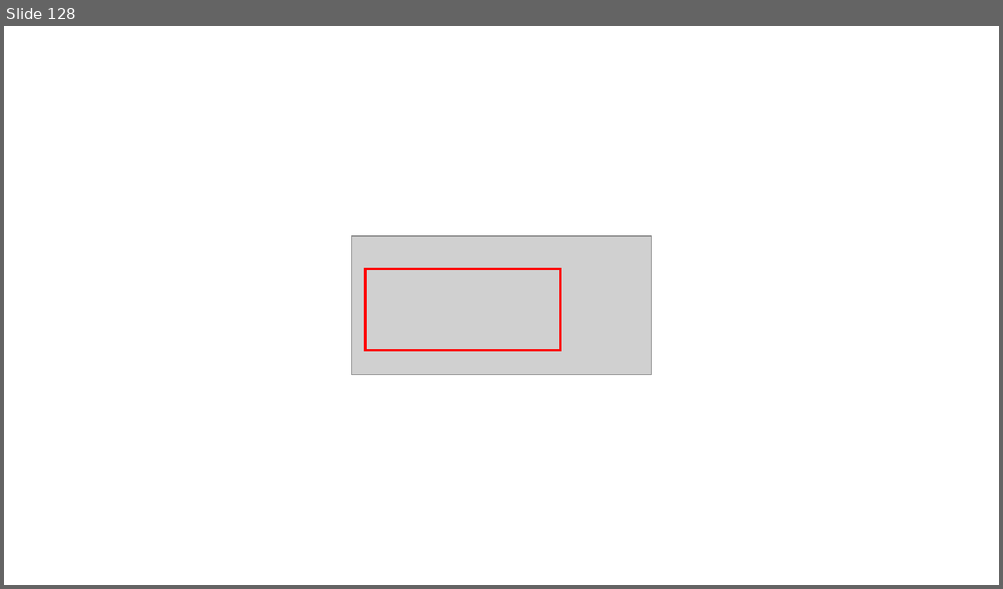
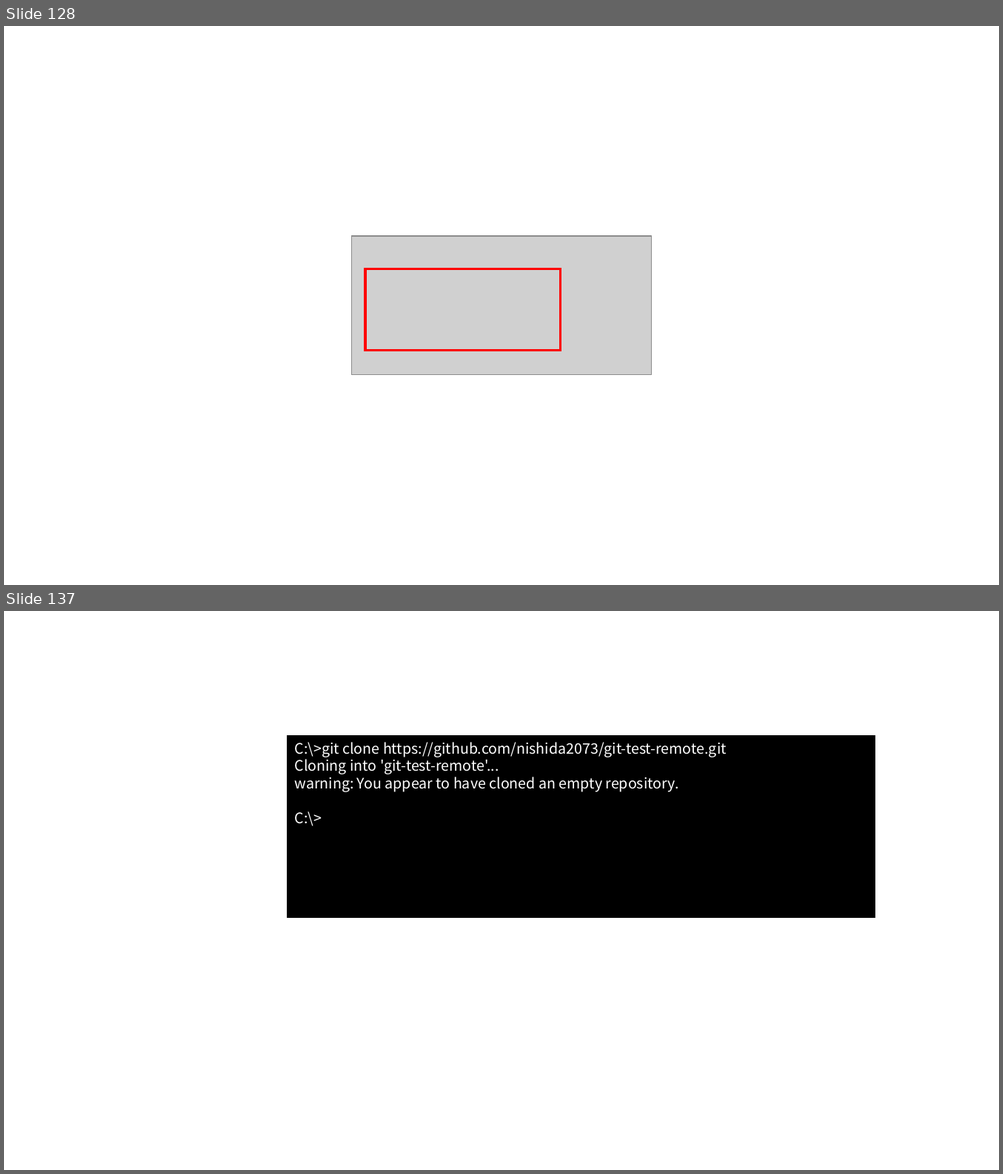
Before and after one commit to nishida2073/ai_navive, a slide deck: 01_テキスト/Git入門_図.pptx. Shown one above the other, each under a label of ours: slide 128 before the commit, slides 128 and 137 after it; the slides between them are not shown. The pictures are 1003x589 and 1003x1174 pixels, drawn with LibreOffice and Linux fonts; fonts in the diff are those of the drawing; grey boxes stand for pictures. Boxes give left, top, right and bottom in pixels: in the first picture for what was removed or moved away, otherwise in the second. Text is boxed around its words. In the diff, an @@ line names an element or a change of style, - is before the commit and + after.

```diff
--- a/01_テキスト/Git入門_図.pptx
+++ b/01_テキスト/Git入門_図.pptx
@@ slide 137 added at (x1=4, y1=611, x2=999, y2=1170), background #FFFFFF @@
@@ rectangle added at (x1=287, y1=735, x2=875, y2=917), fill #000000, outline #000000 1 pt, 14 pt, text #FFFFFF @@
+C:\>git clone https://github.com/nishida2073/git-test-remote.git
+Cloning into 'git-test-remote'...
+warning: You appear to have cloned an empty repository.
+C:\>
```
Also in this commit, not shown: 10 slides changed, 11 other slides added, 3 slides removed, 1 other file.
